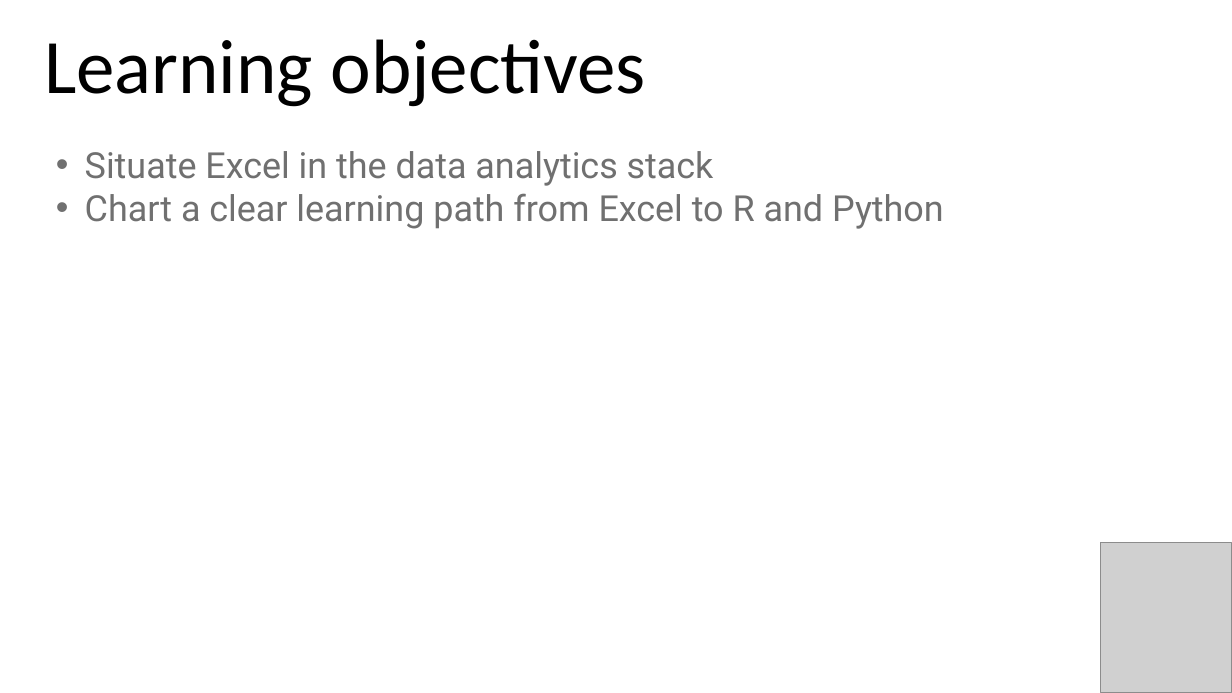
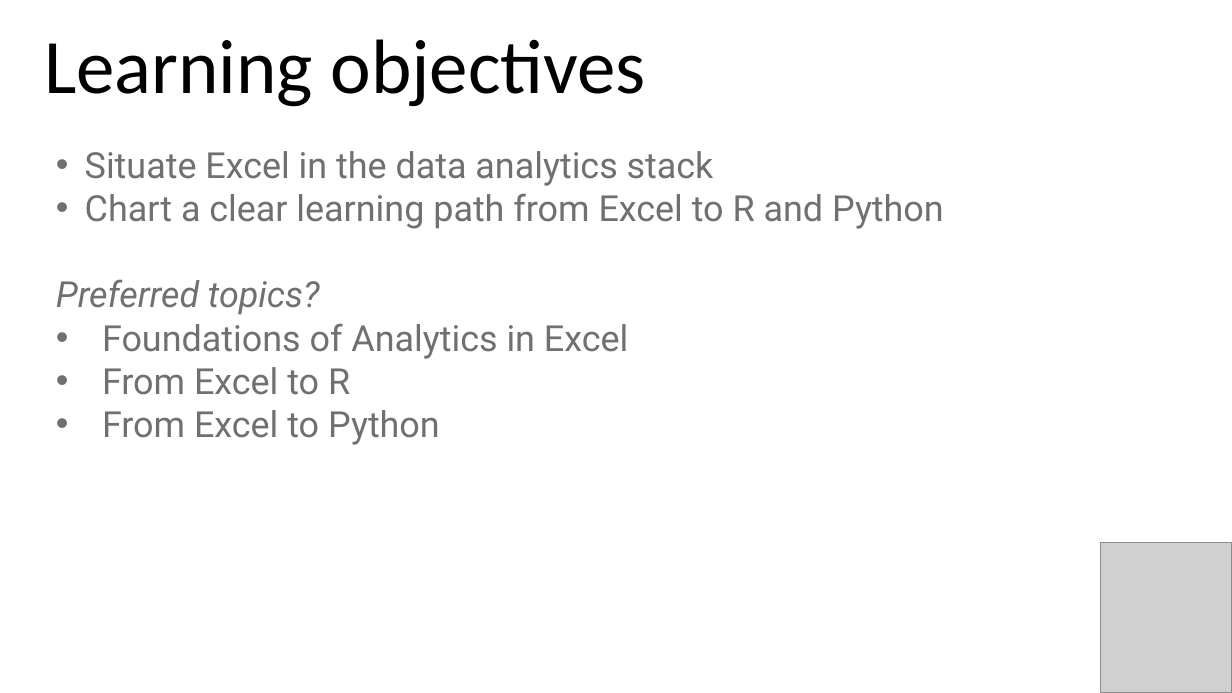
Before and after one commit to stringfestdata/advancing-into-analytics-ps-meetup, a slide deck: slide 3 of advancing-into-analytics-presentation.pptx. Drawn at 1232x693 pixels with LibreOffice and Linux fonts; fonts in the diff are those of the drawing; grey boxes stand for pictures. Boxes give left, top, right and bottom in pixels: in the first picture for what was removed or moved away, otherwise in the second. Text is boxed around its words. In the diff, an @@ line names an element or a change of style, - is before the commit and + after.

```diff
--- a/advancing-into-analytics-presentation.pptx
+++ b/advancing-into-analytics-presentation.pptx
@@ text at [56, 279, 628, 445]: paragraphs added @@
+Preferred topics?
+• Foundations of Analytics in Excel
+• From Excel to R
+• From Excel to Python
```
Also in this commit, not shown: 1 slide added.
